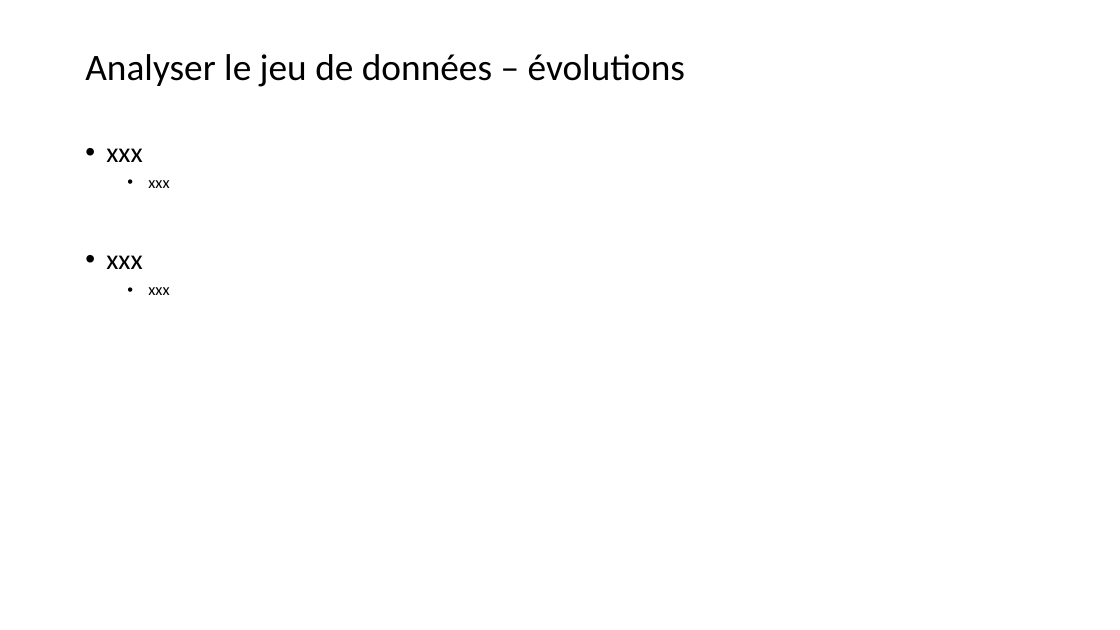
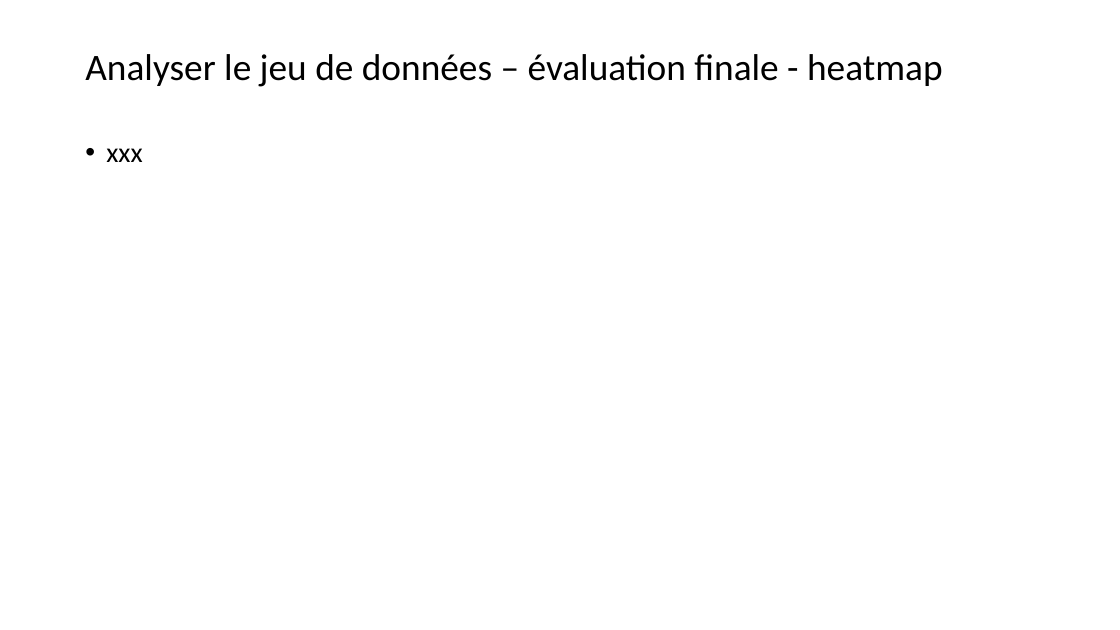
Before and after one commit to ludovic-source/Data_scientist_formation, a slide deck: slide 29 of livrables/Projet_2_presentation_Ludovic_Chimier.pptx (slide 23 before the commit). Drawn at 1120x630 pixels with LibreOffice and Linux fonts; fonts in the diff are those of the drawing. Boxes give left, top, right and bottom in pixels: in the first picture for what was removed or moved away, otherwise in the second. Text is boxed around its words. In the diff, an @@ line names an element or a change of style, - is before the commit and + after.

Commit message:
Update Projet_2_presentation_Ludovic_Chimier.pptx
Ajout analyse multi variée dans le support de présentation

```diff
--- a/livrables/Projet_2_presentation_Ludovic_Chimier.pptx
+++ b/livrables/Projet_2_presentation_Ludovic_Chimier.pptx
@@ title at [85, 54, 943, 87]: text changed @@
-Analyser le jeu de données – évolutions
+Analyser le jeu de données – évaluation finale - heatmap
@@ text at [106, 180, 169, 295]: paragraphs removed @@
-  • xxx
-• xxx
-  • xxx
```
Also in this commit, not shown: 4 other slides changed, 6 slides added, 1 slide removed.
